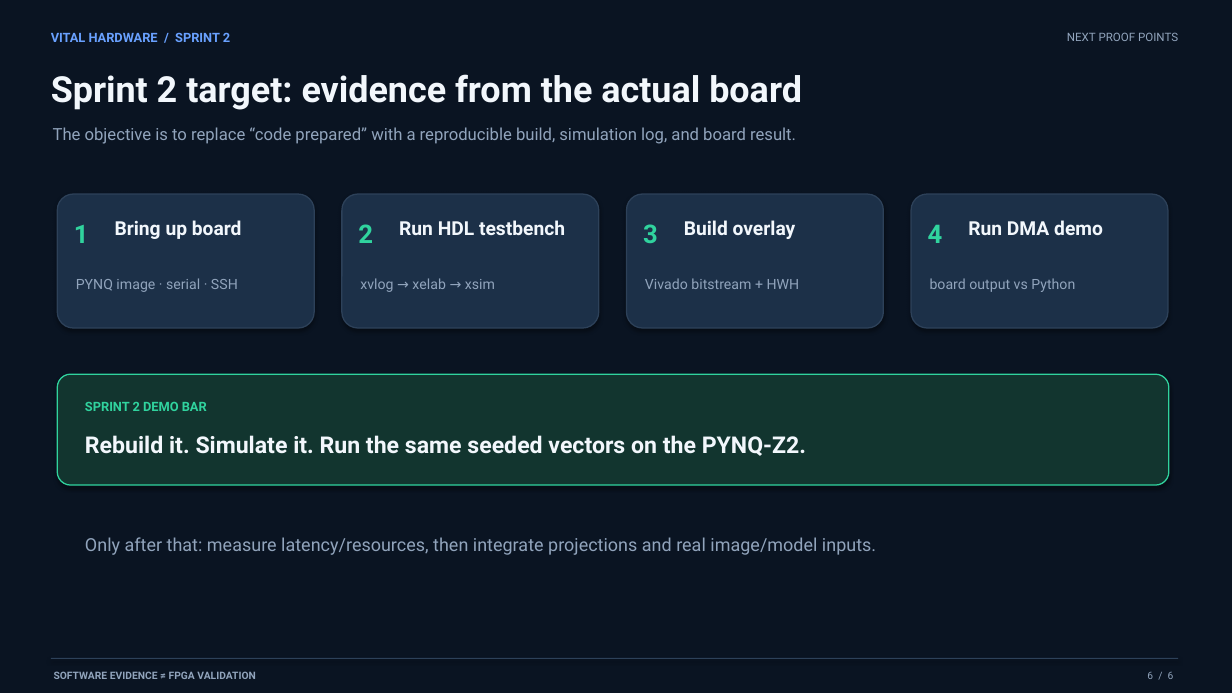
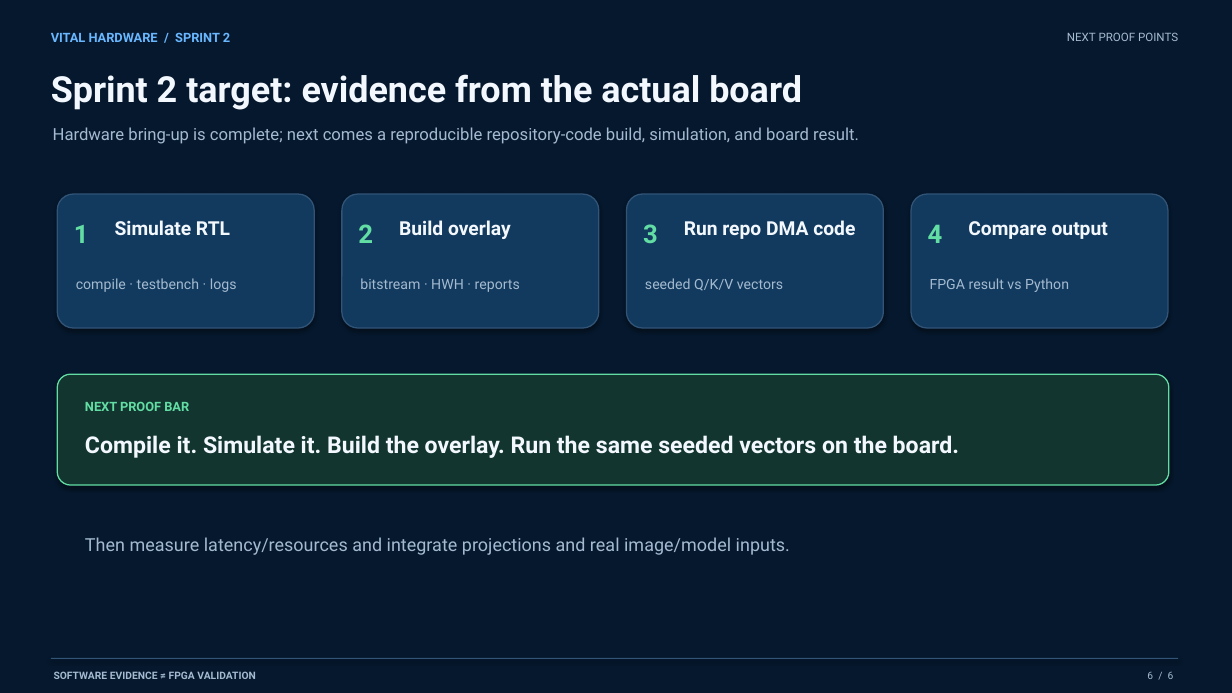
Before and after one commit to DomMurphy-git/ViTAl-Hardware, a slide deck: slide 6 of docs/presentations/Sprint2_Progress.pptx. Drawn at 1232x693 pixels with LibreOffice and Linux fonts; fonts in the diff are those of the drawing. Boxes give left, top, right and bottom in pixels: in the first picture for what was removed or moved away, otherwise in the second. Text is boxed around its words. In the diff, an @@ line names an element or a change of style, - is before the commit and + after.

```diff
--- a/docs/presentations/Sprint2_Progress.pptx
+++ b/docs/presentations/Sprint2_Progress.pptx
@@ background #0A1422 to #06182D @@
@@ text "VITAL HARDWARE / SPRINT 2" at (x1=51, y1=32, x2=230, y2=42): text colour #69A1FF to #68B7FF @@
@@ text at (x1=53, y1=127, x2=859, y2=144): text changed; text colour #91A4BC to #A4BAD0 @@
-The objective is to replace “code prepared” with a reproducible build, simulation log, and board result.
+Hardware bring-up is complete; next comes a reproducible repository-code build, simulation, and board result.
@@ fill #1C3048 to #123A5E; outline #2D4159 1 pt to #315477 1 pt in 4 elements at (x1=57, y1=194, x2=314, y2=328), (x1=342, y1=194, x2=599, y2=328), (x1=627, y1=194, x2=884, y2=328), (x1=911, y1=194, x2=1168, y2=328) @@
@@ text at (x1=115, y1=220, x2=230, y2=235): text changed; text colour #F2F7FC to #F3F8FF @@
-Bring up board
+Simulate RTL
@@ text at (x1=399, y1=220, x2=511, y2=239): text changed; text colour #F2F7FC to #F3F8FF @@
-Run HDL testbench
+Build overlay
@@ text at (x1=684, y1=220, x2=855, y2=239): text changed; text colour #F2F7FC to #F3F8FF @@
-Build overlay
+Run repo DMA code
@@ text colour #30D39E to #62DDA4 in 4 elements at (x1=74, y1=225, x2=89, y2=243), (x1=358, y1=224, x2=373, y2=243), (x1=643, y1=224, x2=658, y2=243), (x1=928, y1=224, x2=943, y2=243) @@
@@ text at (x1=968, y1=221, x2=1108, y2=239): text changed; text colour #F2F7FC to #F3F8FF @@
-Run DMA demo
+Compare output
@@ text at (x1=76, y1=278, x2=237, y2=292): text changed; text colour #91A4BC to #A4BAD0 @@
-PYNQ image · serial · SSH
+compile · testbench · logs
@@ text at (x1=360, y1=278, x2=520, y2=292): text changed; text colour #91A4BC to #A4BAD0 @@
-xvlog → xelab → xsim
+bitstream · HWH · reports
@@ text at (x1=645, y1=278, x2=783, y2=291): text changed; text colour #91A4BC to #A4BAD0 @@
-Vivado bitstream + HWH
+seeded Q/K/V vectors
@@ text at (x1=930, y1=278, x2=1069, y2=292): text changed; text colour #91A4BC to #A4BAD0 @@
-board output vs Python
+FPGA result vs Python
@@ rounded rectangle at (x1=57, y1=374, x2=1169, y2=485): outline #30D39E 1 pt to #62DDA4 1 pt @@
@@ text at (x1=85, y1=402, x2=189, y2=411): text changed; text colour #30D39E to #62DDA4 @@
-SPRINT 2 DEMO BAR
+NEXT PROOF BAR
@@ text at (x1=85, y1=435, x2=959, y2=458): text changed; text colour #F2F7FC to #F3F8FF @@
-Rebuild it. Simulate it. Run the same seeded vectors on the PYNQ-Z2.
+Compile it. Simulate it. Build the overlay. Run the same seeded vectors on the board.
@@ text at (x1=85, y1=537, x2=790, y2=555): text changed; text colour #91A4BC to #A4BAD0 @@
-Only after that: measure latency/resources, then integrate projections and real image/model inputs.
+Then measure latency/resources and integrate projections and real image/model inputs.
@@ rectangle at (x1=51, y1=658, x2=1178, y2=659): fill #2D4159 to #315477 @@
@@ text colour #91A4BC to #A4BAD0 in 3 elements at (x1=1067, y1=32, x2=1178, y2=41), (x1=54, y1=671, x2=256, y2=679), (x1=1147, y1=672, x2=1174, y2=679) @@
```
Also in this commit, not shown: 5 other slides changed, 4 other files.
